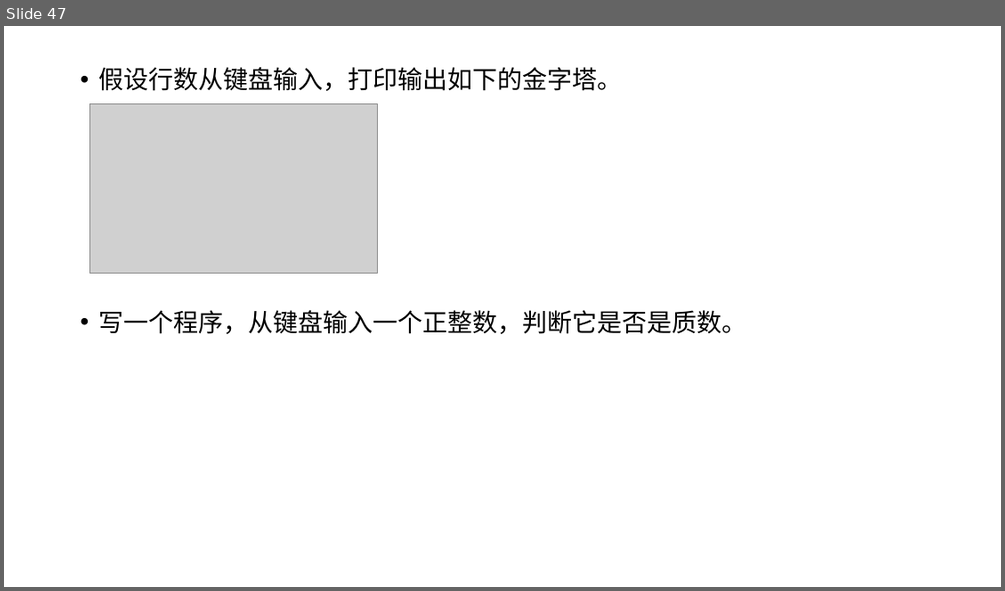
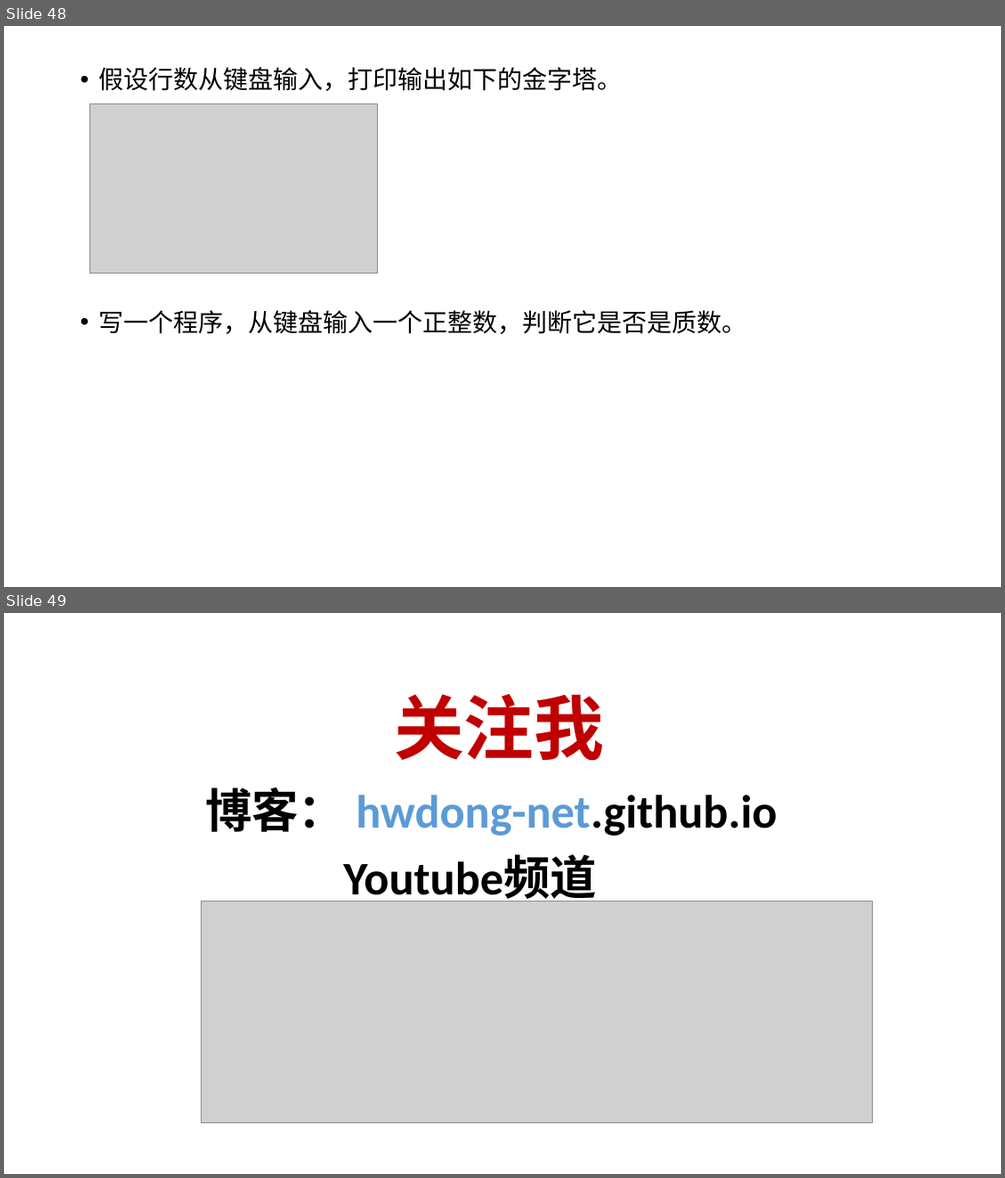
Before and after one commit to hwdong-net/cplusplus17, a slide deck: ppt/1.2 C++程序结构.pptx. Shown one above the other, each under a label of ours: slide 47 before the commit, slides 48 and 49 after it. The pictures are 1005x591 and 1005x1178 pixels, drawn with LibreOffice and Linux fonts; fonts in the diff are those of the drawing; grey boxes stand for pictures. Boxes give left, top, right and bottom in pixels: in the first picture for what was removed or moved away, otherwise in the second. Text is boxed around its words. In the diff, an @@ line names an element or a change of style, - is before the commit and + after.

```diff
--- a/ppt/1.2 C++程序结构.pptx
+++ b/ppt/1.2 C++程序结构.pptx
@@ slide 49 added at box(4, 613, 1001, 1174), background #FFFFFF @@
@@ text added at box(394, 694, 604, 761), 67.4 pt, text #C00000, bold @@
+关注我
@@ text added at box(205, 787, 777, 906), 44.9 pt, text #000000, bold @@
+博客： hwdong-net.github.io
+Youtube频道
@@ picture added at box(201, 900, 872, 1122) @@
@@ what was slide 47 is now slide 48 @@
```
Also in this commit, not shown: 7 slides changed, 1 other slide added, 1 slide removed.
